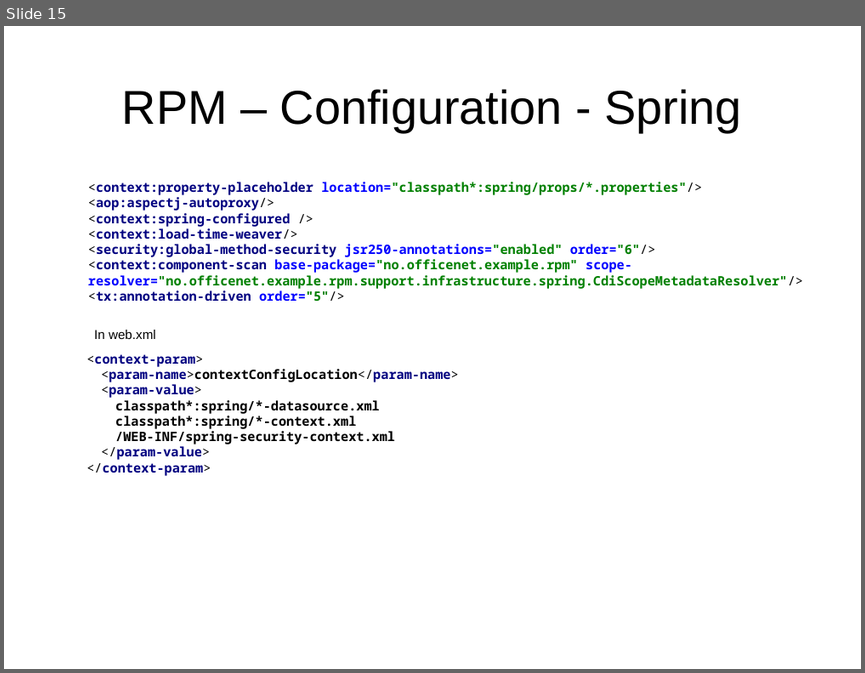
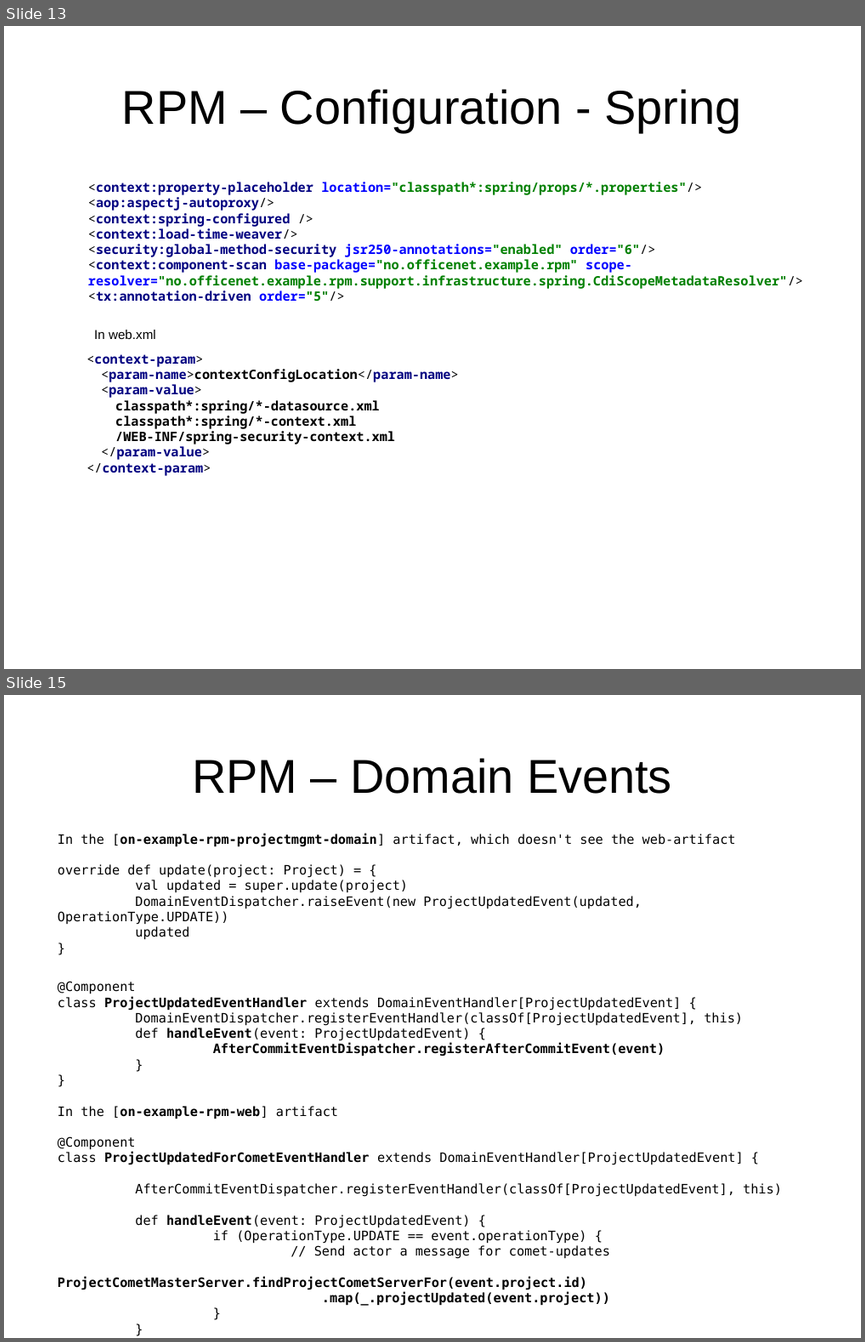
Before and after one commit to andreak/slol-2011, a slide deck: Scala-LiftOff-2011-lift-from-jee-perspective.odp. Shown one above the other, each under a label of ours: slide 15 before the commit, slides 13 and 15 after it; the slides between them are not shown. The pictures are 865x673 and 865x1342 pixels, drawn with LibreOffice and Linux fonts; fonts in the diff are those of the drawing. Boxes give left, top, right and bottom in pixels: in the first picture for what was removed or moved away, otherwise in the second. Text is boxed around its words. In the diff, an @@ line names an element or a change of style, - is before the commit and + after.

```diff
--- a/Scala-LiftOff-2011-lift-from-jee-perspective.odp
+++ b/Scala-LiftOff-2011-lift-from-jee-perspective.odp
@@ slide 15 added at <box>4,695,861,1338</box>, background #FFFFFF @@
@@ title added at <box>192,758,672,794</box>, 44 pt, text #000000 @@
+RPM – Domain Events
@@ text added at <box>58,833,782,1305</box>, 12 pt, text #000000 @@
+In the [on-example-rpm-projectmgmt-domain] artifact, which doesn't see the web-artifact
+override def update(project: Project) = {
+val updated = super.update(project)
+DomainEventDispatcher.raiseEvent(new ProjectUpdatedEvent(updated, OperationType.UPDATE))
+updated
+}
+@Component
+class ProjectUpdatedEventHandler extends DomainEventHandler[ProjectUpdatedEvent] {
+DomainEventDispatcher.registerEventHandler(classOf[ProjectUpdatedEvent], this)
+def handleEvent(event: ProjectUpdatedEvent) {
+AfterCommitEventDispatcher.registerAfterCommitEvent(event)
+}
+}
+In the [on-example-rpm-web] artifact
+@Component
+class ProjectUpdatedForCometEventHandler extends DomainEventHandler[ProjectUpdatedEvent] {
+AfterCommitEventDispatcher.registerEventHandler(classOf[ProjectUpdatedEvent], this)
+def handleEvent(event: ProjectUpdatedEvent) {
+if (OperationType.UPDATE == event.operationType) {
+// Send actor a message for comet-updates
+ProjectCometMasterServer.findProjectCometServerFor(event.project.id)
+.map(_.projectUpdated(event.project))
+}
+}
+}
@@ what was slide 15 is now slide 13 @@
```
Also in this commit, not shown: 3 slides changed, 1 other slide added, 2 slides removed.
